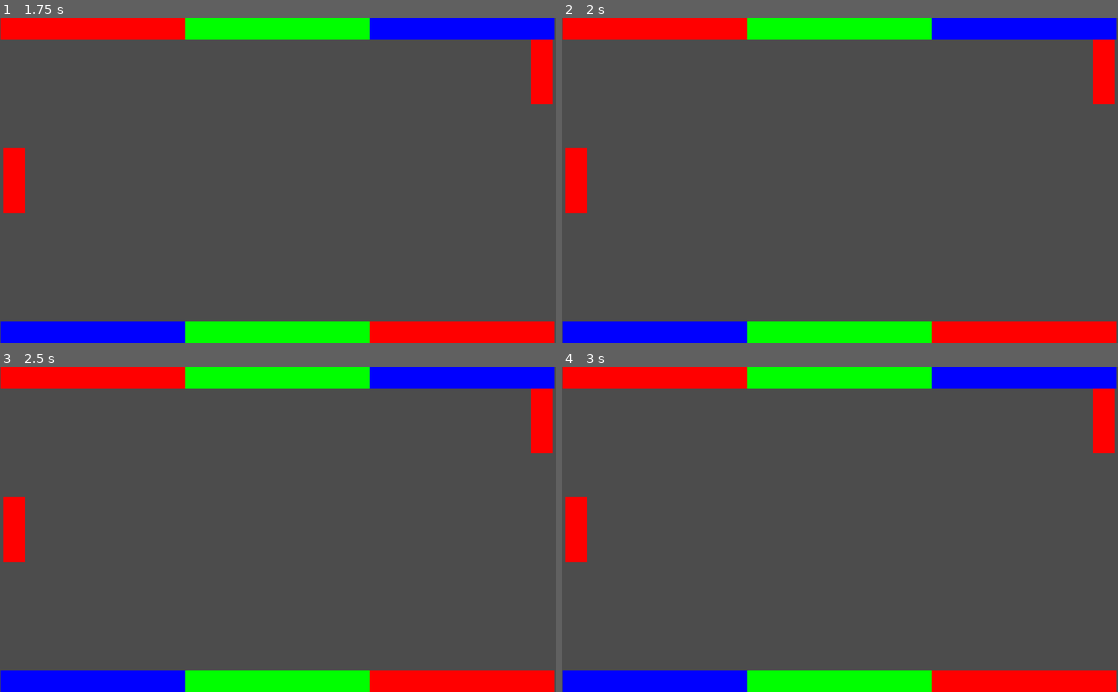
Above: before the commit, frames 1-4 (two rows, left to right).
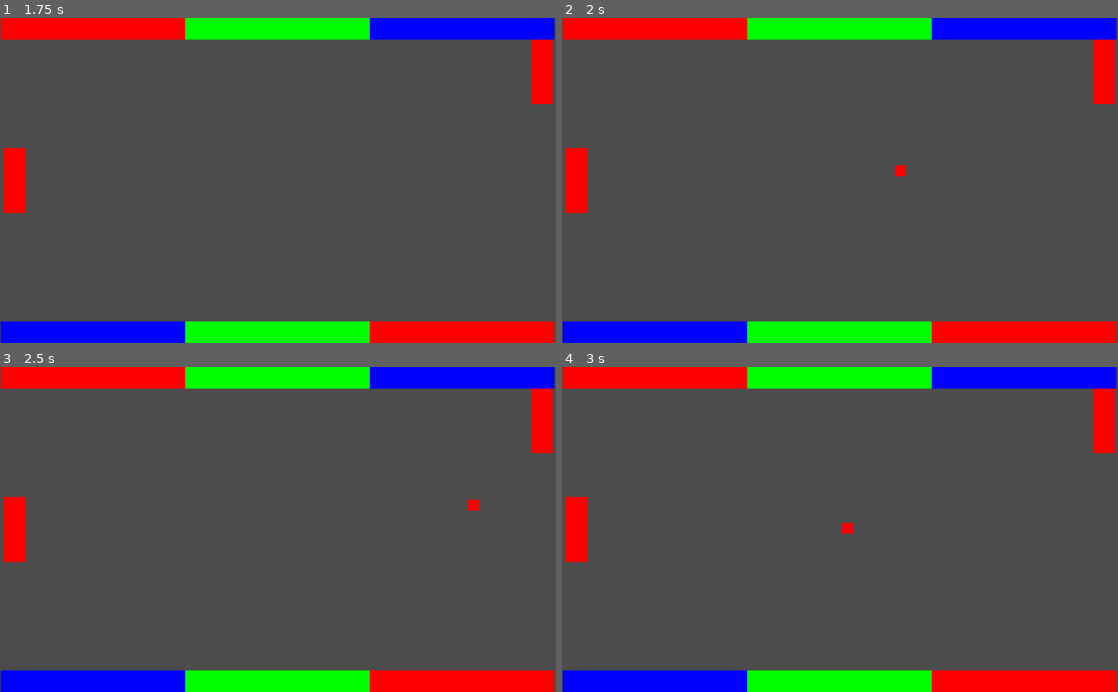
Above: after the commit, the same moments.

Repository: moisesjbc/1-retogamedev
Game: Godot game, scene res://menus/main_menu/main_menu.tscn
Two runs of this game, one before a commit and one after it. Both use one fixed random seed, a clock stepped at 60 frames per second and the inputs below.
Inputs:
- Up to frame 1 (1.75 s): click "Start game" at 0.5 s; hold Up (ui_up) from 1.28 s (still down)
- Up to frame 2 (2 s): keep holding Up (ui_up)
- Up to frame 3 (2.5 s): release Up (ui_up) at 2.03 s
- Up to frame 4 (3 s): hold Up (ui_up) from 2.78 s (still down)

Frame 1 is identical in both runs. In frame 2, less than 0.1% of the frame differs, in the area x 59-62%, y 45-49%; in frame 3, less than 0.1%; in frame 4, less than 0.1%, in the area x 50-53%, y 47-52%.

Commit message:
Added ball respawn

Diff:
--- a/godot-project/main/ball/ball.gd
+++ b/godot-project/main/ball/ball.gd
@@ -6,13 +6,18 @@
 var velocity: Vector2
 var current_color: String = "R"
 var layer: int = 1
+var initial_position: Vector2
 
 # Called when the node enters the scene tree for the first time.
 func _ready():
+	initial_position = self.position
+	set_physics_process(true)
+	restart()
+
+func restart():
+	self.set_position(initial_position)
 	ColorUtils.set_color(self, current_color)
-	set_physics_process(true)
 	randomize()
-
 	velocity = Vector2(self.random_velocity_component(), self.random_velocity_component())
 
 
@@ -29,3 +34,7 @@
 	if collision:
 		print(collision.get_collider().current_color)
 		velocity = velocity.bounce(collision.normal)
+
+
+func _on_visibility_notifier_screen_exited():
+	restart()
--- a/godot-project/main/ball/ball.tscn
+++ b/godot-project/main/ball/ball.tscn
@@ -16,3 +16,6 @@
 [node name="shape" type="CollisionShape2D" parent="."]
 scale = Vector2( 5, 5 )
 shape = SubResource( 1 )
+
+[node name="visibility_notifier" type="VisibilityNotifier2D" parent="."]
+[connection signal="screen_exited" from="visibility_notifier" to="." method="_on_visibility_notifier_screen_exited"]
